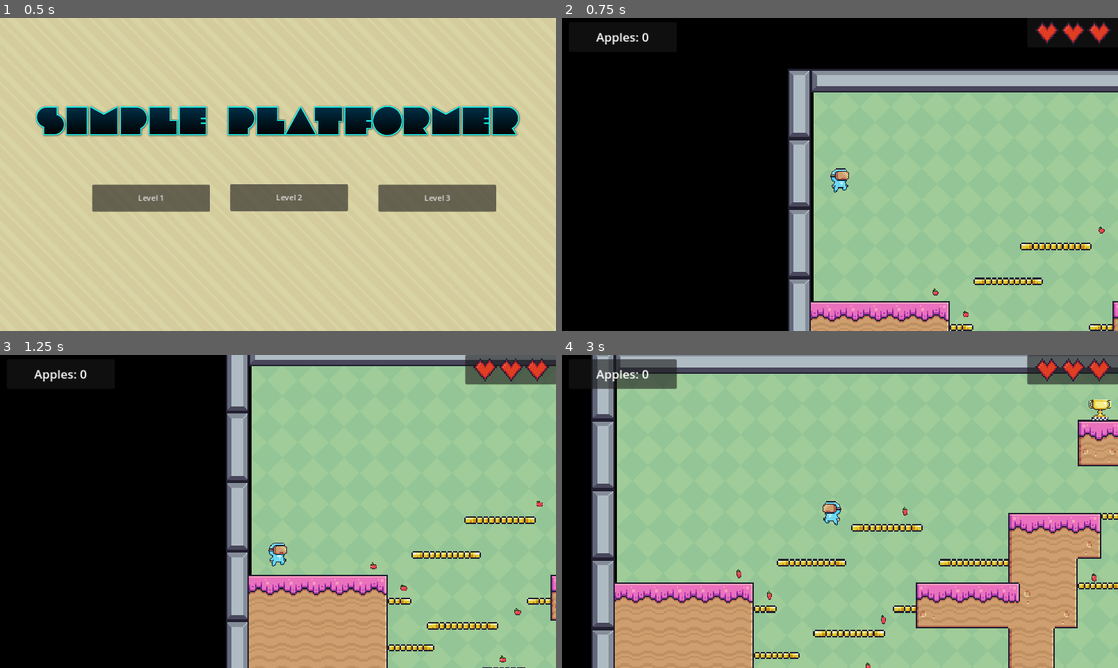
Above: before the commit, frames 1-4 (two rows, left to right).
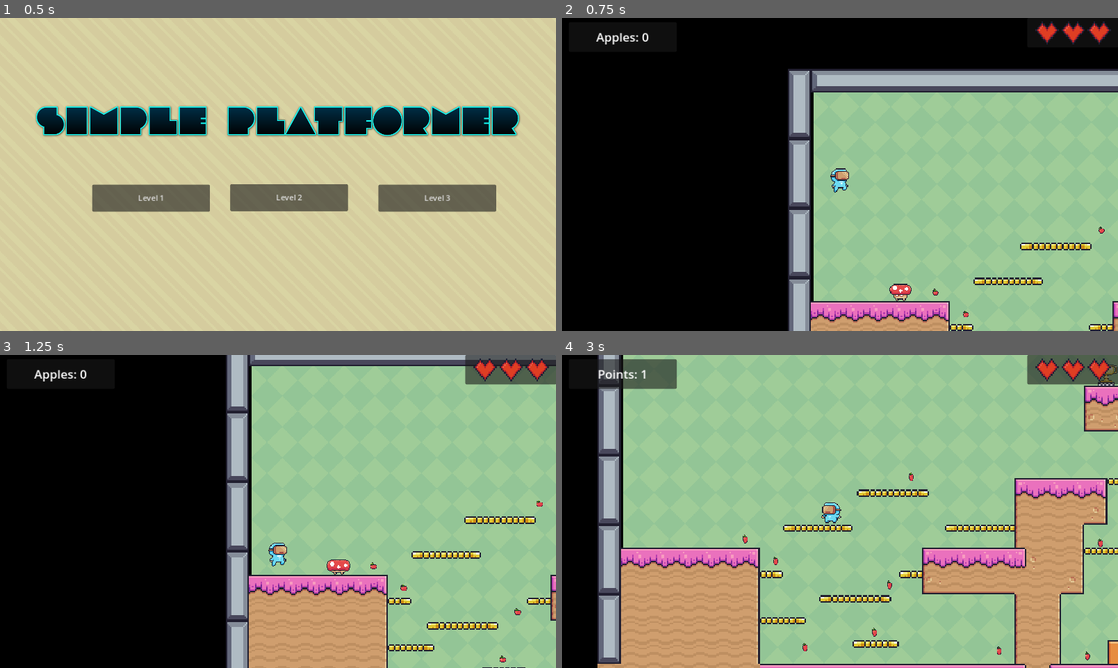
Above: after the commit, the same moments.

Repository: spageektti/simple-platformer-godot
Game: Godot game, scene res://scenes/menu/main_menu.tscn
The game is run twice, just before and just after one commit, with the same random seed, the same clock (stepped at 60 frames per second) and the same inputs.
Inputs:
- Up to frame 1 (0.5 s): no input
- Up to frame 2 (0.75 s): click "Level 2" at 0.5 s
- Up to frame 3 (1.25 s): no input
- Up to frame 4 (3 s): hold D (right) 1.28-2.78 s; tap Space (up) at 1.52, 2.27 s; hold Left (left) from 2.78 s (still down)

Frame 1 is identical in both runs. In frame 2, 0.2% of the frame differs, in the area x 58-63%, y 84-91%; in frame 3, 0.2%; in frame 4, 29%, in the area x 5-100%, y 0-100%.

Commit message:
Updates...

Diff:
--- a/scenes/levels/level2.tscn
+++ b/scenes/levels/level2.tscn
@@ -13,6 +13,7 @@
 [ext_resource type="PackedScene" uid="uid://du2dgl1g44bv5" path="res://scenes/objects/platforms/steel_moving_platform.tscn" id="8_tqmoh"]
 [ext_resource type="PackedScene" uid="uid://cn23b1p2ut1vd" path="res://scenes/objects/items/collectable.tscn" id="9_8xbkt"]
 [ext_resource type="Texture2D" uid="uid://c6tbk8xp0vorn" path="res://assets/paused.png" id="9_unr0n"]
+[ext_resource type="PackedScene" uid="uid://dfc1pgj3xjeqk" path="res://scenes/objects/characters/mushroom.tscn" id="14_3v4pv"]
 
 [sub_resource type="TileSetAtlasSource" id="TileSetAtlasSource_poheg"]
 texture = ExtResource("2_a8p68")
@@ -934,5 +935,20 @@
 metadata/speed = 75
 metadata/move_y = true
 
+[node name="mushroom" parent="." instance=ExtResource("14_3v4pv")]
+position = Vector2(169, 390)
+
+[node name="mushroom2" parent="." instance=ExtResource("14_3v4pv")]
+position = Vector2(1137, 541)
+
+[node name="mushroom3" parent="." instance=ExtResource("14_3v4pv")]
+position = Vector2(2197, 442)
+
+[node name="mushroom4" parent="." instance=ExtResource("14_3v4pv")]
+position = Vector2(2695, 393)
+
+[node name="mushroom5" parent="." instance=ExtResource("14_3v4pv")]
+position = Vector2(2285, 105)
+
 [connection signal="pressed" from="UI/Pause/Panel/VBoxContainer/Resume" to="UI/Pause" method="_on_resume_pressed"]
 [connection signal="pressed" from="UI/Pause/Panel/VBoxContainer/MainMenu" to="UI/Pause" method="_on_main_menu_pressed"]
--- a/scenes/levels/level3.tscn
+++ b/scenes/levels/level3.tscn
@@ -628,7 +628,7 @@
 scale = Vector2(3, 3)
 tile_set = SubResource("TileSet_v7j6l")
 format = 2
-layer_0/tile_data = PackedInt32Array(-65536, 786432, 4, -1,  …(3404 unchanged characters)… , 524314, 1114112, 6, 524315, 1245184, 6)
+layer_0/tile_data = PackedInt32Array(-65536, 786432, 4, -1,  …(3404 unchanged characters)… , 524314, 1114112, 6, 524315, 1245184, 6, 262195, 983040, 8, 327731, 983040, 9, 393267, 983040, 10, 458803, 983040, 8, 524339, 983040, 9, 589875, 983040, 10, 655411, 983040, 8, 720947, 983040, 9, 786483, 983040, 10, 524338, 786432, 9, 327732, 786432, 9, 393270, 786432, 9, 458804, 786432, 9, 524342, 786432, 9, 589876, 786432, 9, 655414, 786432, 9, 720948, 786432, 9, 852020, 393216, 0, 852022, 524288, 0, 917556, 393216, 2, 917558, 524288, 2, 917562, 393216, 2, 917563, 458752, 2, 917564, 524288, 2, 852026, 393216, 0, 852027, 458752, 0, 852028, 524288, 0, 852023, 1114112, 1, 852024, 1179648, 1, 852025, 1245184, 1)
 
 [node name="CharacterBody2D" parent="." instance=ExtResource("3_7viyx")]
 position = Vector2(55, 164)
@@ -825,6 +825,39 @@
 [node name="mushroom" parent="." instance=ExtResource("11_1dsek")]
 position = Vector2(289, 295)
 
+[node name="collectable12" parent="." instance=ExtResource("9_vafmq")]
+position = Vector2(2423, 367)
+
+[node name="mushroom2" parent="." instance=ExtResource("11_1dsek")]
+position = Vector2(2694, 582)
+
+[node name="collectable13" parent="." instance=ExtResource("9_vafmq")]
+position = Vector2(2509, 599)
+
+[node name="collectable14" parent="." instance=ExtResource("9_vafmq")]
+position = Vector2(2511, 312)
+
+[node name="collectable15" parent="." instance=ExtResource("9_vafmq")]
+position = Vector2(2602, 268)
+
+[node name="collectable16" parent="." instance=ExtResource("9_vafmq")]
+position = Vector2(2512, 222)
+
+[node name="collectable17" parent="." instance=ExtResource("9_vafmq")]
+position = Vector2(2610, 365)
+
+[node name="collectable18" parent="." instance=ExtResource("9_vafmq")]
+position = Vector2(2522, 418)
+
+[node name="collectable19" parent="." instance=ExtResource("9_vafmq")]
+position = Vector2(2616, 464)
+
+[node name="collectable20" parent="." instance=ExtResource("9_vafmq")]
+position = Vector2(2516, 509)
+
+[node name="collectable21" parent="." instance=ExtResource("9_vafmq")]
+position = Vector2(2613, 605)
+
 [connection signal="pressed" from="UI/Pause/Panel/VBoxContainer/Resume" to="UI/Pause" method="_on_resume_pressed"]
 [connection signal="pressed" from="UI/Pause/Panel/VBoxContainer/MainMenu" to="UI/Pause" method="_on_main_menu_pressed"]
 [connection signal="body_entered" from="Area2D" to="Area2D" method="_on_body_entered"]
Not shown: 1 places in scenes/levels/level2.tscn that only renumber resources
